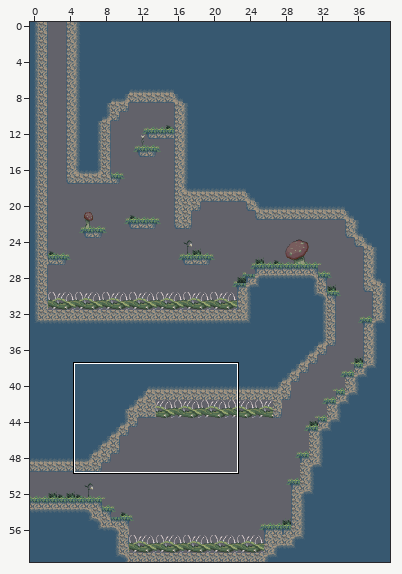
Tiled map: src/com/cambrianman/monsters/levels/descent.tmx. The picture above shows the old version from afar; the outline marks the close-up.
Close-up. Before:
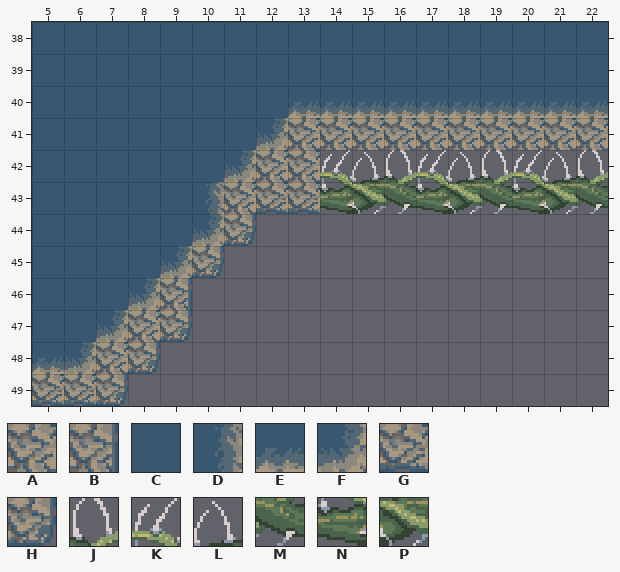
Cells are 16x16 px. Shown: x 5..22, y 38..49. The commit also changed other parts of the map, which this record leaves out. Tiles whose own drawing changed are shown in their newer look in all pictures.
Key: from "tiles": A 42, B 43, C 122, D 123, E 162, F 163, G 242, H 243, J 321, K 322, L 323, M 361, N 362, P 363.
_ is an empty cell.
Layers that did not change in this view are not listed.
Layer "Ground" before, first column x 5:
38 CCCCCCCCCCCCCCCCCC
39 CCCCCCCCCCCCCCCCCC
40 CCCCCCCCEEEEEEEEEE
41 CCCCCCCFAAAAAAAAAA
42 CCCCCCFAAKLJKLJKLJ
43 CCCCCDAGGNPMNPMNPM
44 CCCCCFH___________
45 CCCCFH____________
46 CCCFB_____________
47 CCFAH_____________
48 EFAH______________
49 GGH_______________
Now the later version:
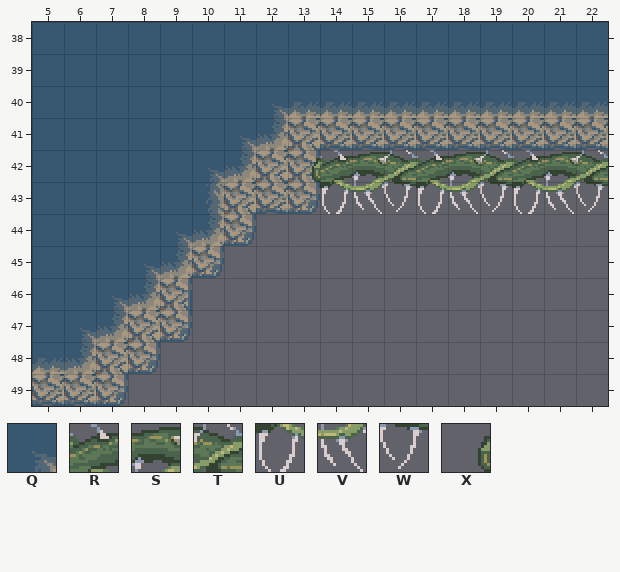
Further tiles: from "tiles": Q 203, R 324, S 325, T 326, U 364, V 365, W 366, X 367.
Change:
Layer "NearBack":
y 41: x 14..22 _________ -> GGGGGGGGG
y 42: x 13 _ -> B
y 43: x 13 _ -> H
Layer "Ground":
y 40: x 12 C -> Q
y 41: x 11 C -> Q; x 14..22 AAAAAAAAA -> GGGGGGGGG
y 42: x 10 C -> Q; x 13..22 AKLJKLJKLJ -> XRSTRSTRST
y 43: x 13..22 GNPMNPMNPM -> HUVWUVWUVW
y 44: x 9 C -> Q
y 45: x 8 C -> Q
y 46: x 7 C -> Q
y 47: x 6 C -> Q
